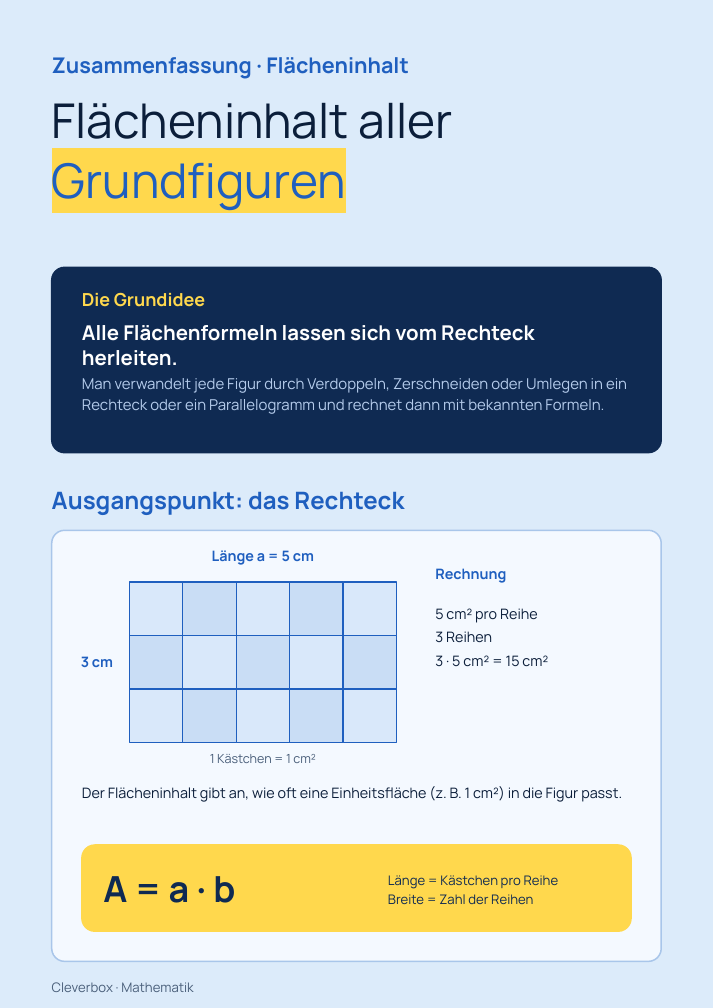
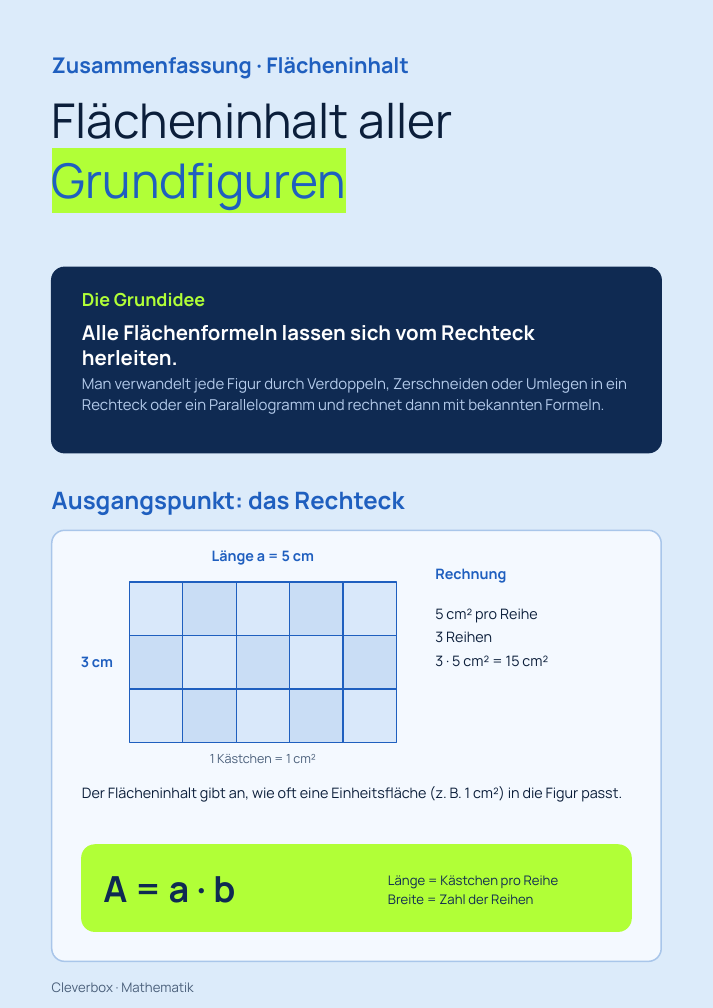
Before and after one commit to arminheske/claudecloud, a slide deck: slide 1 of videoslides/flaecheninhalt-zusammenfassung-a4.pptx. Drawn at 713x1008 pixels with LibreOffice and Linux fonts; fonts in the diff are those of the drawing. Boxes give left, top, right and bottom in pixels: in the first picture for what was removed or moved away, otherwise in the second. Text is boxed around its words. In the diff, an @@ line names an element or a change of style, - is before the commit and + after.

```diff
--- a/videoslides/flaecheninhalt-zusammenfassung-a4.pptx
+++ b/videoslides/flaecheninhalt-zusammenfassung-a4.pptx
@@ text "Flächeninhalt aller Grundfiguren" at bbox=[52, 102, 452, 210]: highlight #FFD84D to #B1FF37 in "Grundfiguren" @@
@@ text "Die Grundidee" at bbox=[82, 293, 205, 307]: text colour #FFD84D to #B1FF37 @@
@@ rounded rectangle at bbox=[82, 845, 631, 931]: fill #FFD84D to #B1FF37; outline #FFD84D 1.25 pt to #B1FF37 1.25 pt @@
```
Also in this commit, not shown: 2 other slides changed.
